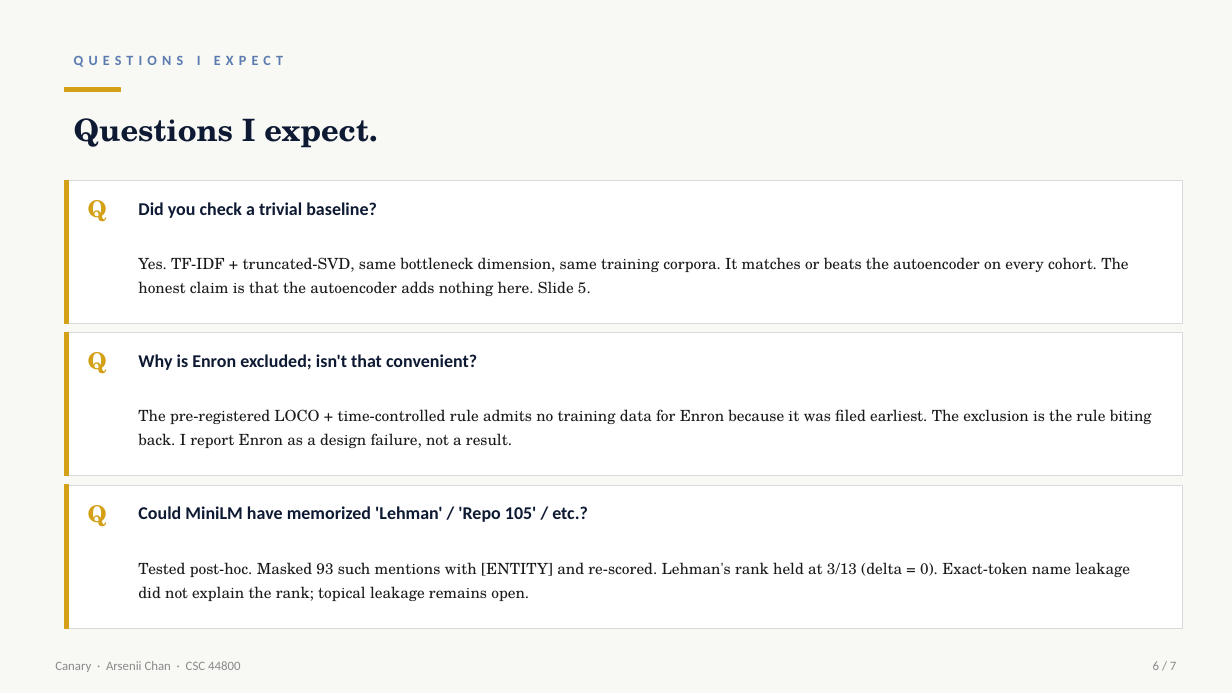
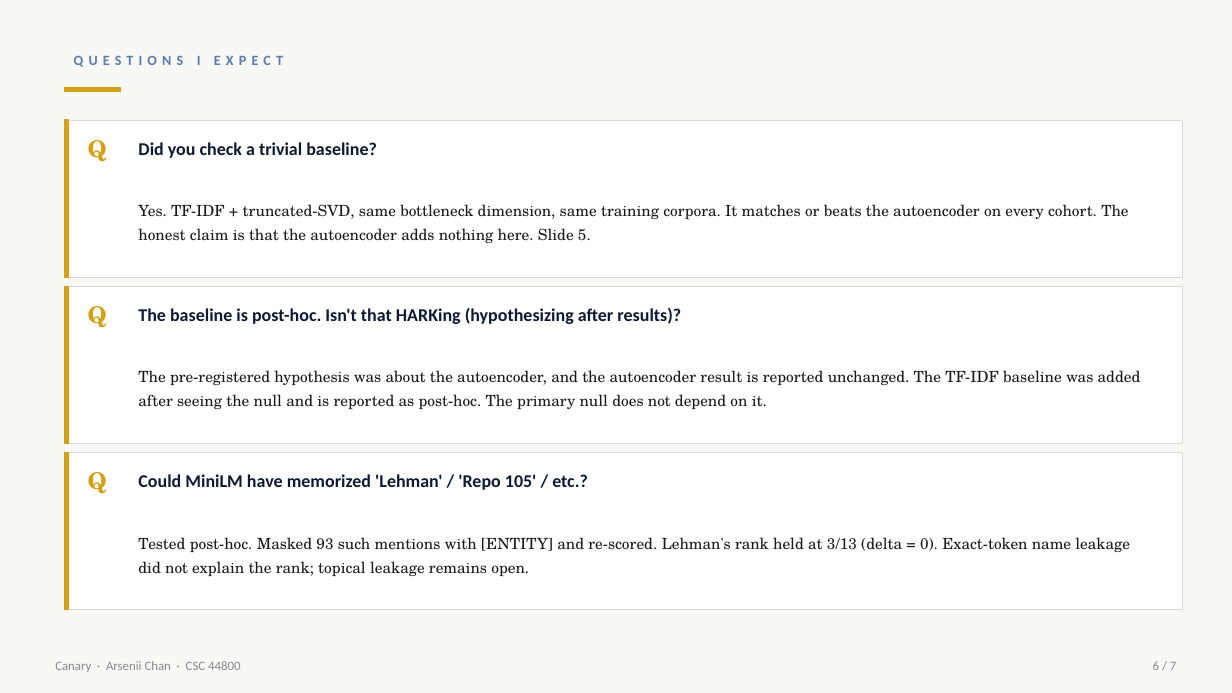
Before and after one commit to ArseniiChan/canary, a slide deck: slide 6 of reports/canary_deck.pptx. Drawn at 1232x693 pixels with LibreOffice and Linux fonts; fonts in the diff are those of the drawing. Boxes give left, top, right and bottom in pixels: in the first picture for what was removed or moved away, otherwise in the second. Text is boxed around its words. In the diff, an @@ line names an element or a change of style, - is before the commit and + after.

```diff
--- a/reports/canary_deck.pptx
+++ b/reports/canary_deck.pptx
@@ text removed at [74, 118, 377, 148] @@
-Questions I expect.
@@ rectangle: place and size @@
-rectangle at [65, 180, 1183, 323]
+rectangle at [65, 120, 1183, 277]
@@ rectangle: place and size @@
-rectangle at [65, 180, 68, 323]
+rectangle at [65, 120, 68, 277]
@@ text "Q": place and size @@
-text "Q" at [88, 200, 107, 222]
+text "Q" at [88, 140, 107, 162]
@@ text "Did you check a trivial ...": place and size @@
-text "Did you check a trivial ..." at [138, 202, 377, 218]
+text "Did you check a trivial ..." at [138, 142, 377, 158]
@@ text "Yes. TF-IDF + truncated-SVD, same ...": place and size @@
-text "Yes. TF-IDF + truncated-SVD, same ..." at [138, 257, 1128, 296]
+text "Yes. TF-IDF + truncated-SVD, same ..." at [138, 204, 1128, 243]
@@ rectangle: place and size @@
-rectangle at [65, 333, 1183, 476]
+rectangle at [65, 287, 1183, 444]
@@ rectangle: place and size @@
-rectangle at [65, 333, 68, 476]
+rectangle at [65, 287, 68, 444]
@@ text "Q": place and size @@
-text "Q" at [88, 352, 107, 374]
+text "Q" at [88, 306, 107, 328]
@@ text at [138, 308, 681, 324]: text changed @@
-Why is Enron excluded; isn't that convenient?
+The baseline is post-hoc. Isn't that HARKing (hypothesizing after results)?
@@ text added at [138, 370, 1141, 409], 12 pt, text #1A1A1A @@
+The pre-registered hypothesis was about the autoencoder, and the autoencoder result is reported unchanged. The TF-IDF baseline was added after seeing the null and is reported as post-hoc. The primary null does not depend on it.
@@ text removed at [138, 409, 1152, 448] @@
-The pre-registered LOCO + time-controlled rule admits no training data for Enron because it was filed earliest. The exclusion is the rule biting back. I report Enron as a design failure, not a result.
@@ rectangle: place and size @@
-rectangle at [65, 485, 1183, 628]
+rectangle at [65, 453, 1183, 610]
@@ rectangle: place and size @@
-rectangle at [65, 485, 68, 628]
+rectangle at [65, 453, 68, 610]
@@ text "Q": place and size @@
-text "Q" at [88, 505, 107, 527]
+text "Q" at [88, 472, 107, 494]
@@ text "Could MiniLM have memorized 'Lehman' ...": place and size @@
-text "Could MiniLM have memorized 'Lehman' ..." at [138, 506, 588, 522]
+text "Could MiniLM have memorized 'Lehman' ..." at [138, 474, 588, 490]
@@ text "Tested post-hoc. Masked 93 such ...": place and size @@
-text "Tested post-hoc. Masked 93 such ..." at [138, 562, 1130, 601]
+text "Tested post-hoc. Masked 93 such ..." at [138, 537, 1130, 576]
```
Also in this commit, not shown: 5 other slides changed, 2 other files.
